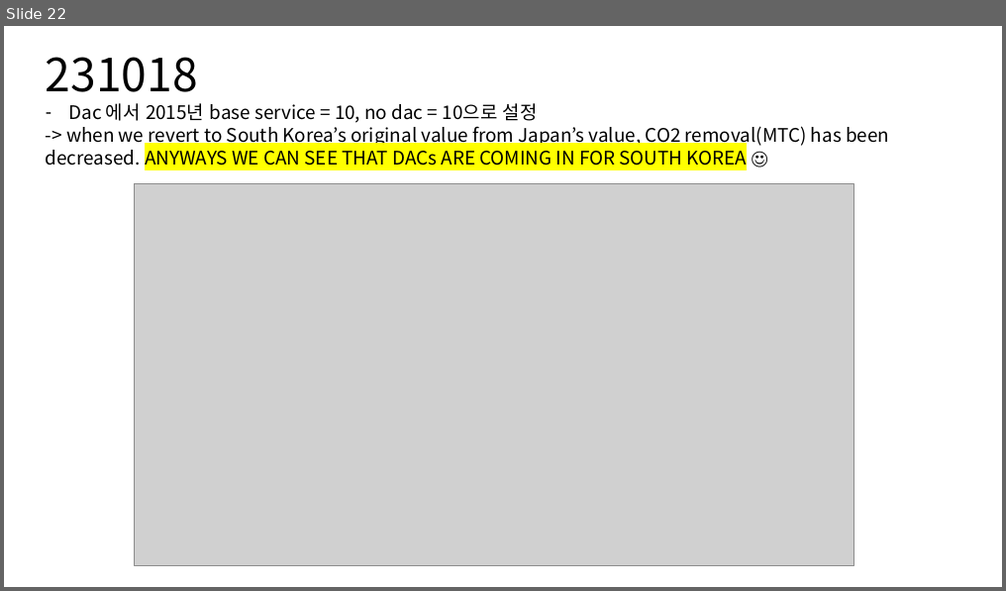
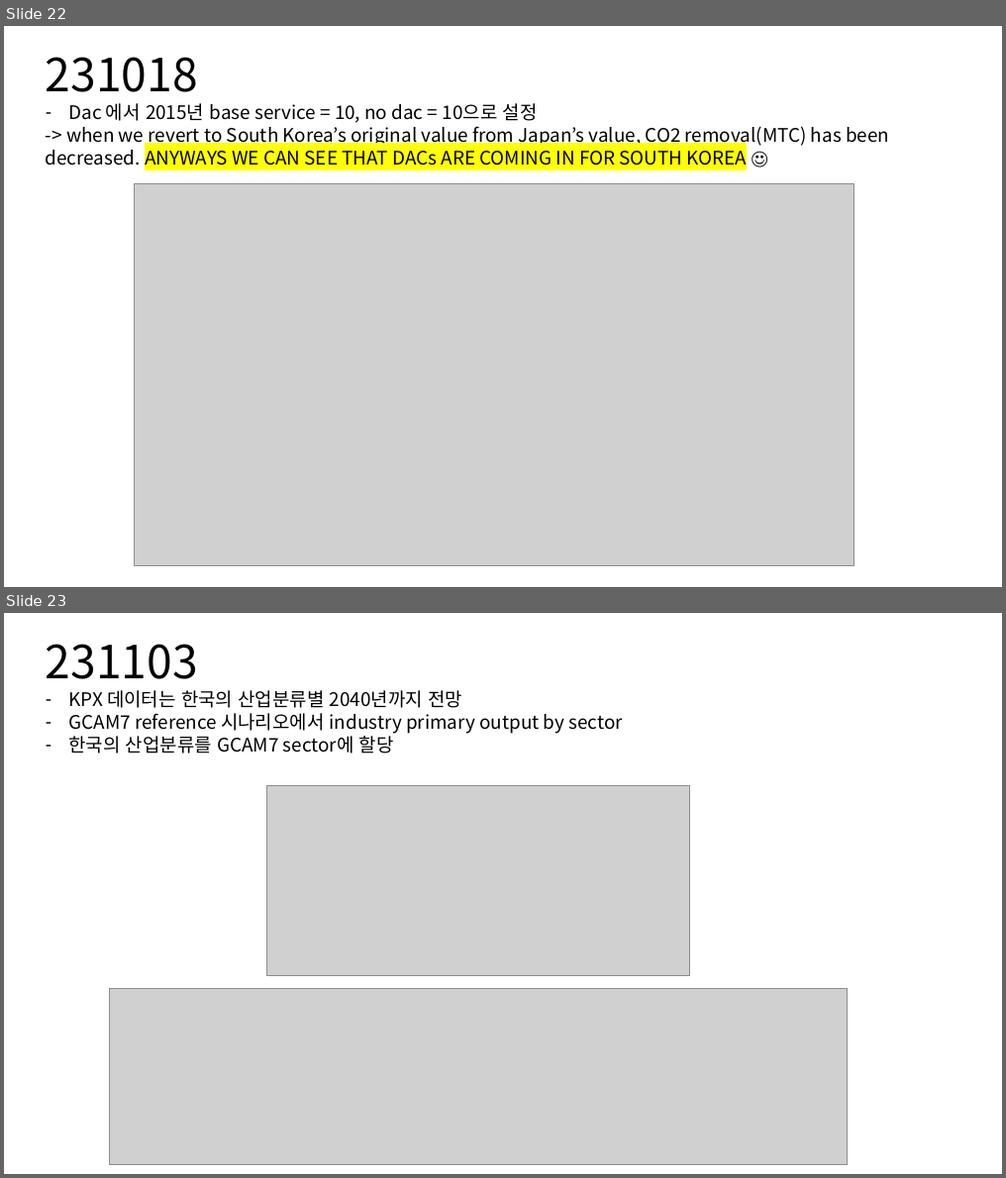
Before and after one commit to coreanjs/jiseok_personal, a slide deck: KAIST_IAM_GROUP/230926_dac_cstorage.pptx. Shown one above the other, each under a label of ours: slide 22 before the commit, slides 22 and 23 after it. The pictures are 1006x591 and 1006x1178 pixels, drawn with LibreOffice and Linux fonts; fonts in the diff are those of the drawing; grey boxes stand for pictures. Boxes give left, top, right and bottom in pixels: in the first picture for what was removed or moved away, otherwise in the second. Text is boxed around its words. In the diff, an @@ line names an element or a change of style, - is before the commit and + after.

```diff
--- a/KAIST_IAM_GROUP/230926_dac_cstorage.pptx
+++ b/KAIST_IAM_GROUP/230926_dac_cstorage.pptx
@@ slide 23 added at bbox=[4, 613, 1002, 1174], background #FFFFFF @@
@@ text added at bbox=[46, 644, 623, 754], 18 pt, text #000000 @@
+231103
+– KPX 데이터는 한국의 산업분류별 2040년까지 전망
+– GCAM7 reference 시나리오에서 industry primary output by sector
+– 한국의 산업분류를 GCAM7 sector에 할당
@@ picture added at bbox=[266, 786, 690, 975] @@
@@ picture added at bbox=[110, 989, 846, 1165] @@
```
Also in this commit, not shown: 9 other slides added, 47 other files.
